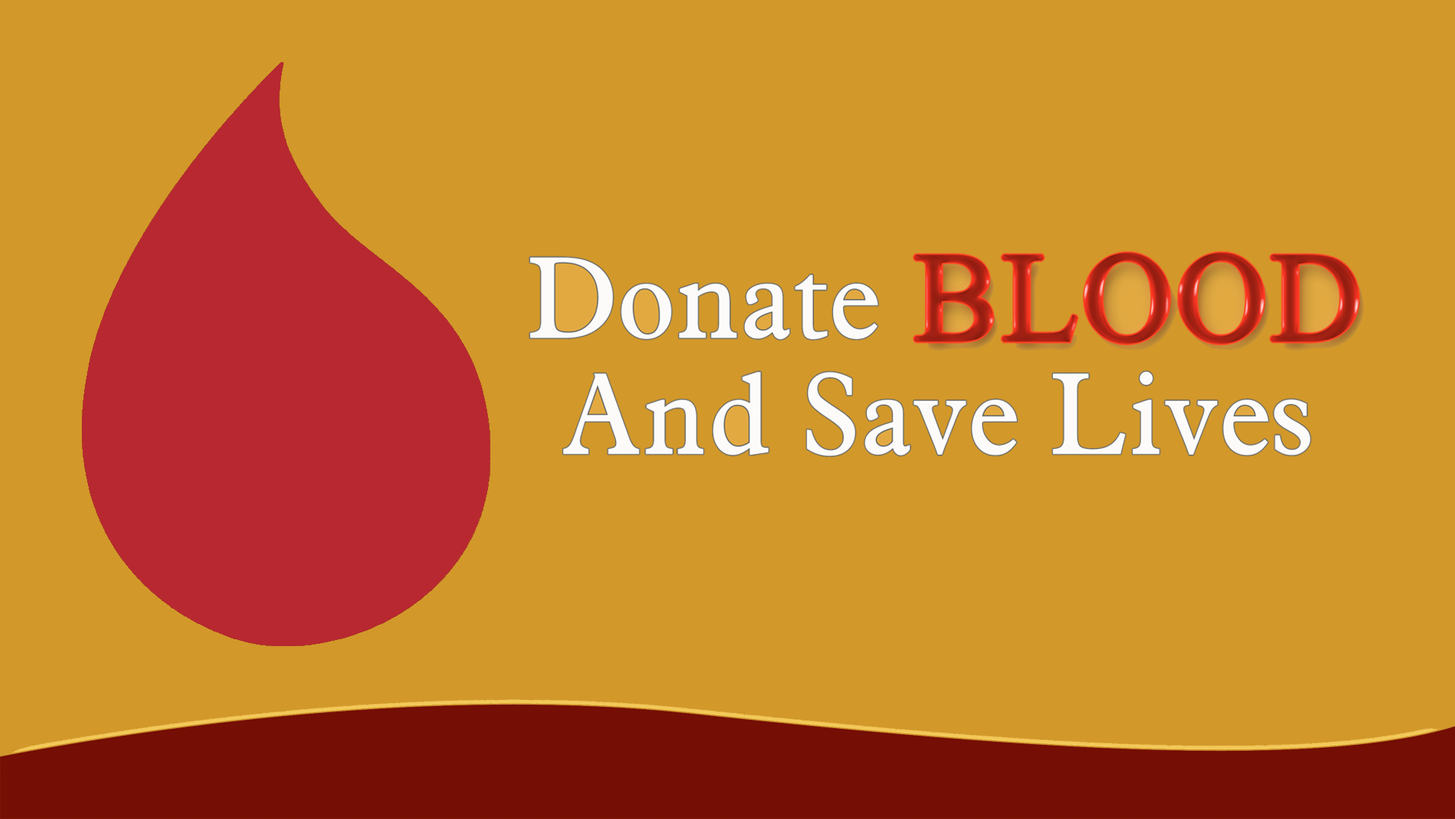
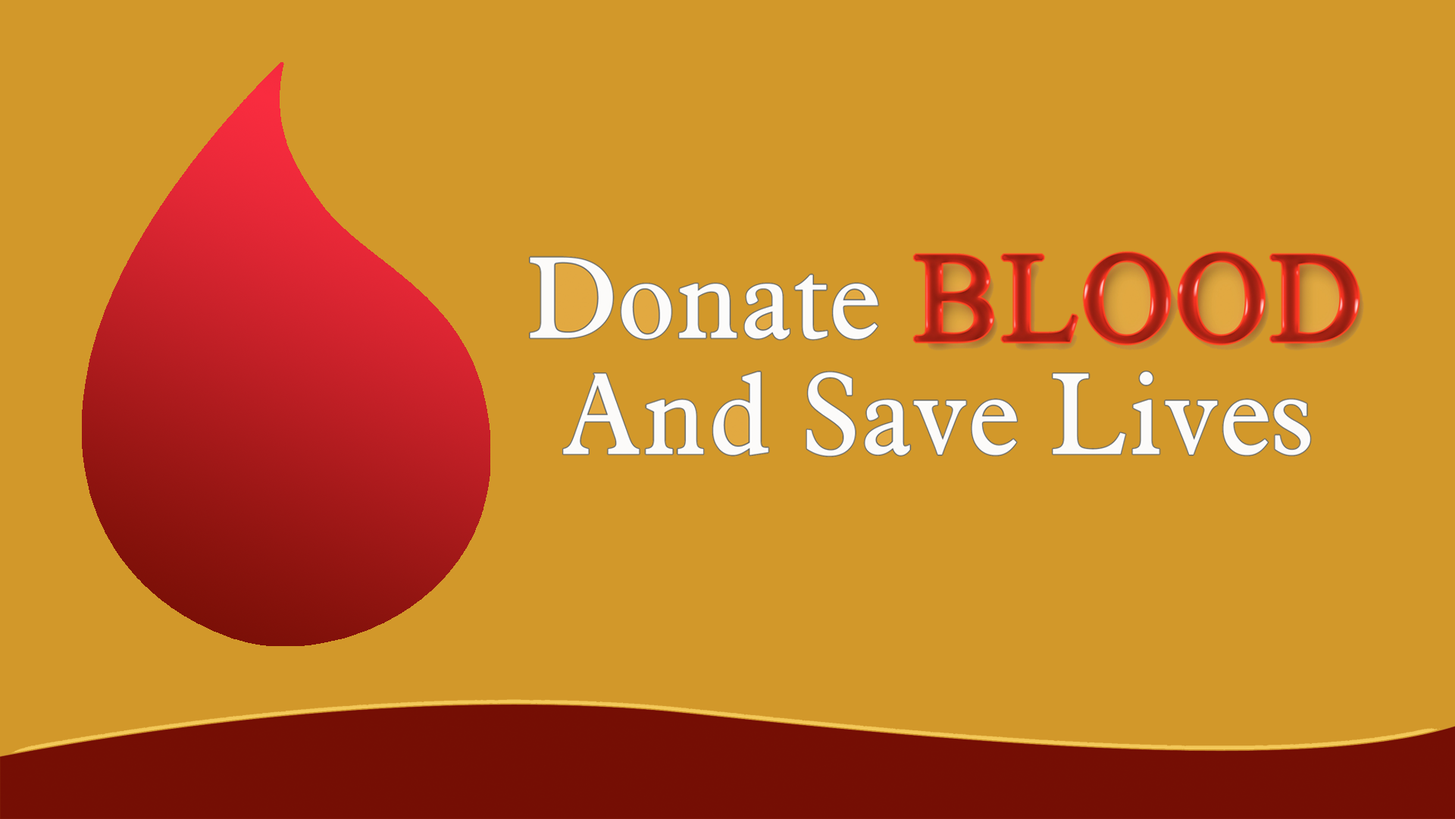
Layers edited between the first and the second 1455 × 819 image:
painted on "Layer 1" over 81, 62, 491, 646
